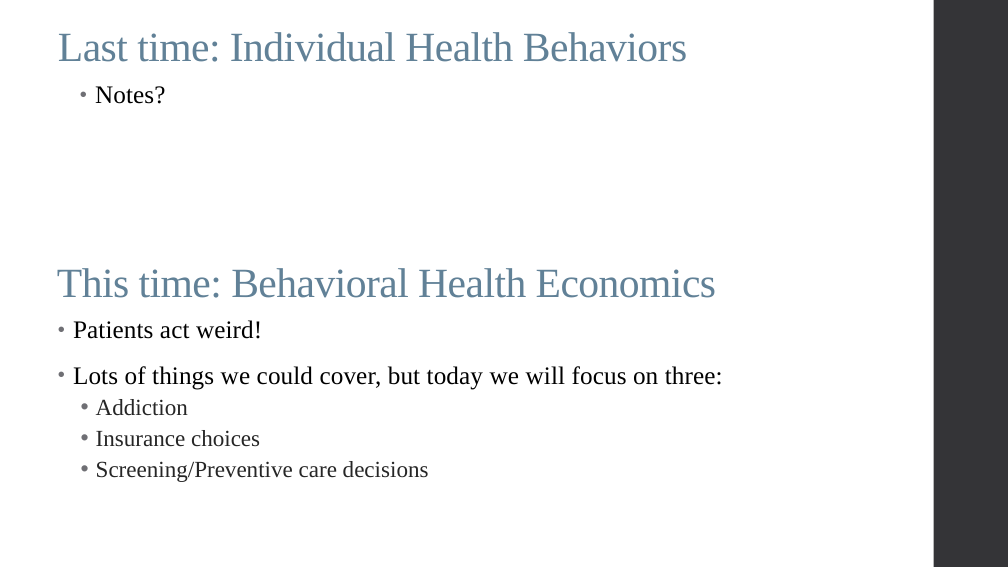
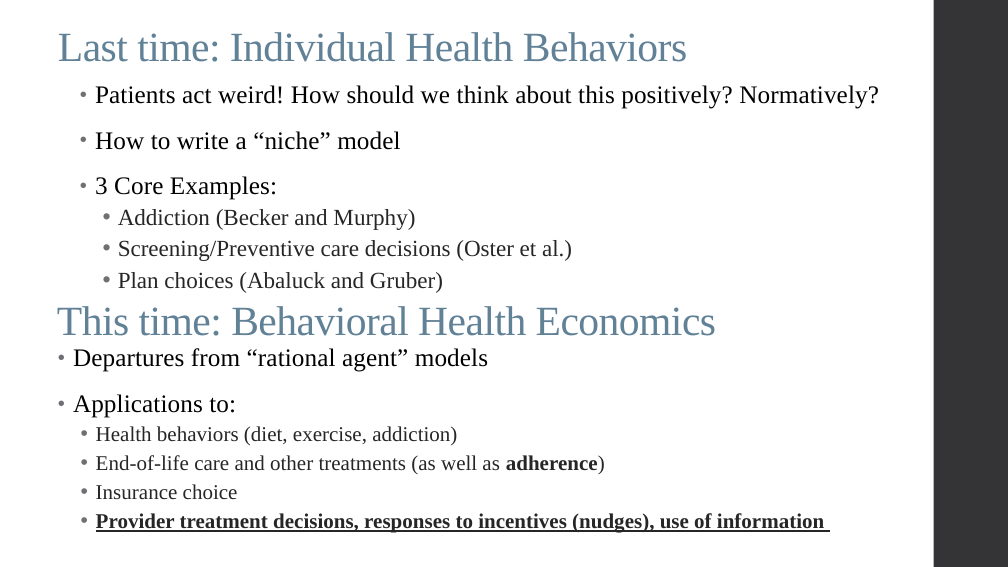
Before and after one commit to alex-hoagland/HAD6750H, a slide deck: slide 5 of Lecture10_BehavioralHealthEcon1/L10Slides_BehavioralHealth_2023W.pptx (slide 3 before the commit). Drawn at 1008x567 pixels with LibreOffice and Linux fonts; fonts in the diff are those of the drawing. Boxes give left, top, right and bottom in pixels: in the first picture for what was removed or moved away, otherwise in the second. Text is boxed around its words. In the diff, an @@ line names an element or a change of style, - is before the commit and + after.

```diff
--- a/Lecture10_BehavioralHealthEcon1/L10Slides_BehavioralHealth_2023W.pptx
+++ b/Lecture10_BehavioralHealthEcon1/L10Slides_BehavioralHealth_2023W.pptx
@@ text at (x1=95, y1=85, x2=879, y2=293): text changed @@
-• Notes?
+• Patients act weird! How should we think about this positively? Normatively?
+• How to write a “niche” model
+• 3 Core Examples:
+  • Addiction (Becker and Murphy)
+  • Screening/Preventive care decisions (Oster et al.)
+  • Plan choices (Abaluck and Gruber)
@@ text "This time: Behavioral Health Economics" moved from (x1=57, y1=268, x2=716, y2=298) to (x1=57, y1=306, x2=716, y2=336) @@
@@ text at (x1=73, y1=348, x2=824, y2=533): text changed; size 24 to 20 pt; text colour #000000 to #262626 @@
-• Patients act weird!
-• Lots of things we could cover, but today we will focus on three:
-  • Addiction
-  • Insurance choices
-  • Screening/Preventive care decisions
+• Departures from “rational agent” models
+• Applications to:
+  • Health behaviors (diet, exercise, addiction)
+  • End-of-life care and other treatments (as well as adherence)
+  • Insurance choice
+  • Provider treatment decisions, responses to incentives (nudges), use of information
```
Also in this commit, not shown: 3 other slides changed, 29 slides added, 2 slides removed, 1 other file.
